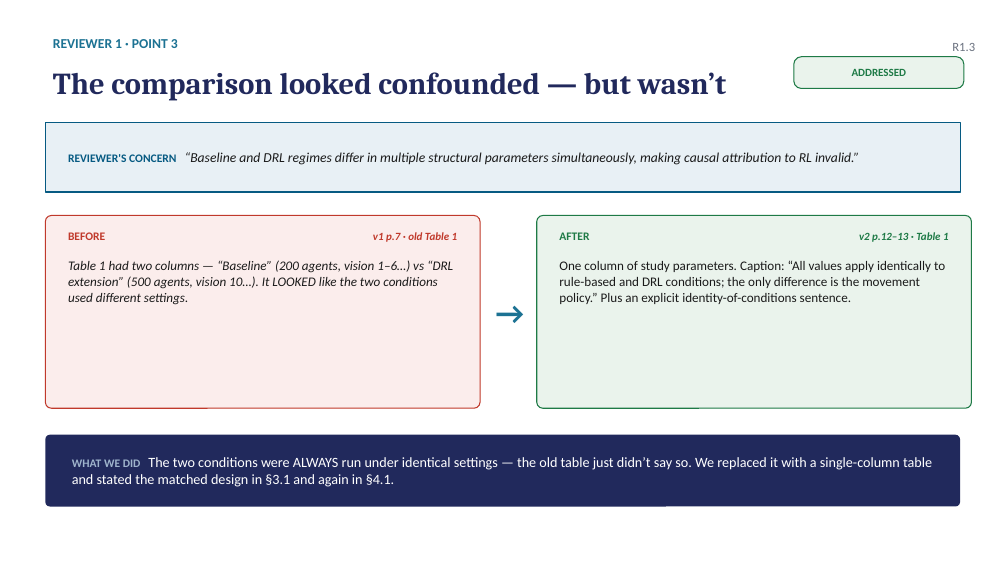
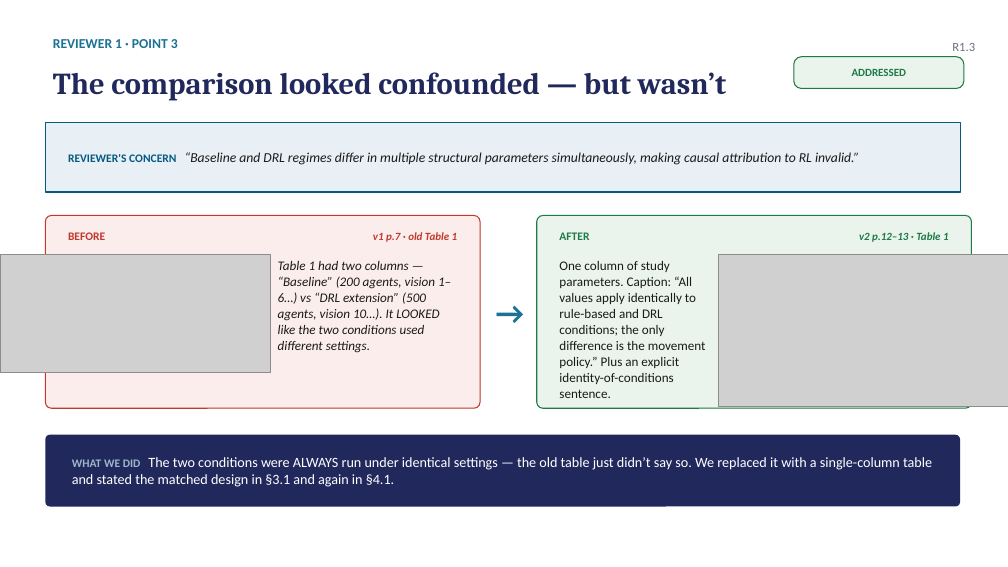
Before and after one commit to Nanyka/trading_aware_agents_sugarscape, a slide deck: slide 5 of submission/Revise1/Rev1_Presentation.pptx. Drawn at 1008x567 pixels with LibreOffice and Linux fonts; fonts in the diff are those of the drawing; grey boxes stand for pictures. Boxes give left, top, right and bottom in pixels: in the first picture for what was removed or moved away, otherwise in the second. Text is boxed around its words. In the diff, an @@ line names an element or a change of style, - is before the commit and + after.

```diff
--- a/submission/Revise1/Rev1_Presentation.pptx
+++ b/submission/Revise1/Rev1_Presentation.pptx
@@ picture added at [0, 255, 270, 372] @@
@@ text "Table 1 had two columns ..." rewrapped from [68, 260, 453, 305] to [278, 261, 451, 353] @@
@@ text "One column of study parameters. ..." rewrapped from [559, 260, 945, 304] to [559, 261, 706, 398] @@
@@ picture added at [718, 255, 1008, 407] @@
```
Also in this commit, not shown: 2 other slides changed, 11 other files.
